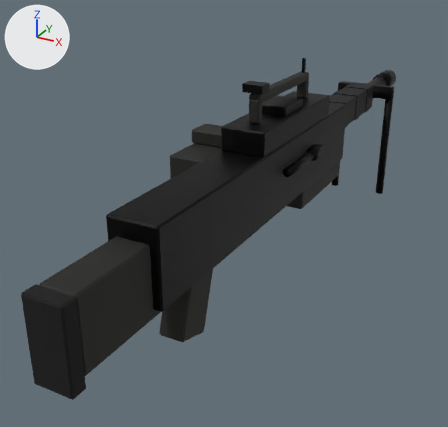
Renders of the glTF model public/assets/roster-heroes/lmg.glb from each side of a commit.
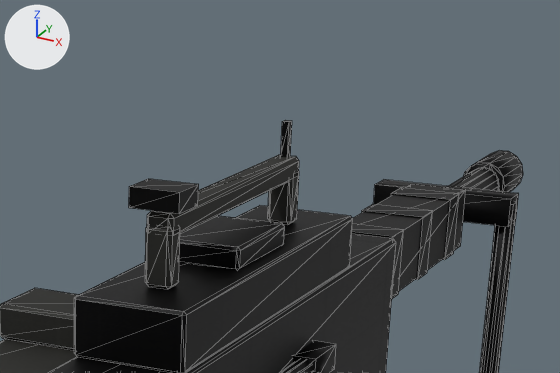
Old and new are each drawn whole from a 50 mm camera at (0.323, -0.711, 0.298) aimed at (-0.08, 0.021, -0.068) and again close up on the part from 43% to 92% of the width and 3% to 37% of the height. Arrows for +X, +Y and +Z are at upper left; the lights stay in place. The older version's two pictures come first. The close-ups show mesh edges as thin lines. Where no turn or scale is listed for an object, it has been applied to the vertices. Vertices at exactly the same position are counted once.

Script lines for the objects in view, before the commit:
```python
me_lmg_barrel = bpy.data.meshes.new('lmg_barrel')
me_lmg_barrel.from_pydata(...)  # a 16-sided cylinder along y spanning x -0.013..0.013, y 0.22..0.52, z 0.027..0.053
me_lmg_barrel.materials.append(mat_lmg_metal)
me_lmg_carry_handle = bpy.data.meshes.new('lmg_carry_handle')
me_lmg_carry_handle.from_pydata(...)  # 72 vertices, 132 faces; spans x -0.007..0.007, y -0.051..0.111, z 0.095..0.131
me_lmg_carry_handle.materials.append(mat_lmg_polymer)
me_lmg_sights = bpy.data.meshes.new('lmg_sights')
me_lmg_sights.from_pydata(...)  # a box spanning x -0.002..0.002, y 0.103..0.107, z 0.13..0.15; a box spanning x -0.013..0.013, y -0.055..-0.035, z 0.133..0.143
me_lmg_sights.materials.append(mat_lmg_metal)
ob_lmg_barrel = bpy.data.objects.new('lmg_barrel', me_lmg_barrel)
ob_lmg_barrel.location = (0.0, 0.0, 0.0)
ob_lmg_carry_handle = bpy.data.objects.new('lmg_carry_handle', me_lmg_carry_handle)
ob_lmg_carry_handle.location = (0.0, 0.0, 0.0)
ob_lmg_sights = bpy.data.objects.new('lmg_sights', me_lmg_sights)
ob_lmg_sights.location = (0.0, 0.0, 0.0)
# also in view: 'lmg_muzzle' at (0.0, 0.548, 0.04); 'lmg_receiver' at (0.0, -0.04, 0.02); 'lmg_feed_cover' at (0.0, 0.03, 0.086); 'lmg_bipod' at (0.0, 0.42, -0.048); 'lmg_cocking' at (0.036, 0.03, 0.03)
```
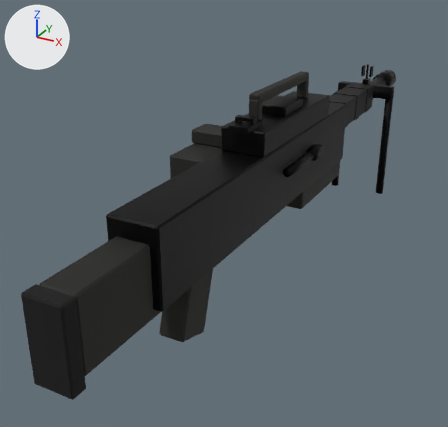
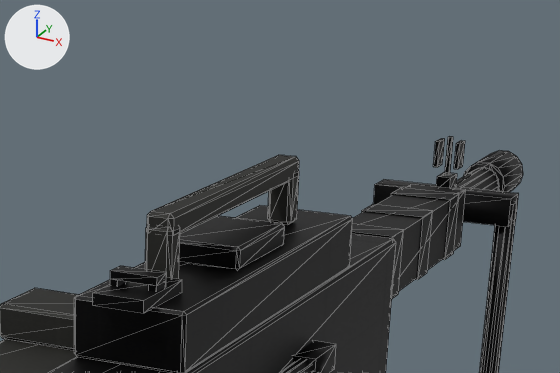
What differs and where, as boxes [x1, y1, x2, y2] in the close-ups (560 x 373 px):
```json
{"object": "lmg_sights", "change": "reshaped", "before": [129, 120, 292, 214], "after": [93, 136, 465, 313]}
{"part": 1, "of": "me_lmg_sights", "change": "added", "after": [436, 172, 457, 189]}
{"part": 2, "of": "me_lmg_sights", "change": "added", "after": [445, 136, 453, 174]}
{"part": 3, "of": "me_lmg_sights", "change": "added", "after": [433, 139, 445, 167]}
{"part": 4, "of": "me_lmg_sights", "change": "added", "after": [454, 140, 465, 169]}
{"part": 5, "of": "me_lmg_sights", "change": "added", "after": [93, 278, 182, 313]}
{"part": 6, "of": "me_lmg_sights", "change": "added", "after": [110, 266, 167, 292]}
{"part": 7, "of": "me_lmg_sights", "change": "deleted", "before": [281, 120, 292, 157]}
{"part": 8, "of": "me_lmg_sights", "change": "deleted", "before": [129, 179, 199, 214]}
```

Edits to the scene script, one JSON object a line:
```json
{"block": "me_lmg_sights", "where": "# used by ob_lmg_sights; location = (0.0, 0.0, 0.0)"}
{"op": "remove", "block": "me_lmg_sights", "code": "me_lmg_sights.from_pydata(...)  # 16 vertices, 24 faces; spans x -0.013..0.013, y -0.055..0.107, z 0.13..0.15"}
{"op": "add", "block": "me_lmg_sights", "code": "me_lmg_sights.from_pydata(...)  # 60 vertices, 96 faces; spans x -0.013..0.013, y -0.09..0.428, z 0.055..0.108"}
{"block": "me_lmg_sights", "change": "me_lmg_sights part 1: a new loose piece, a box spanning x -0.005..0.005, y 0.412..0.428, z 0.055..0.065, in mat_lmg_metal"}
{"block": "me_lmg_sights", "change": "me_lmg_sights part 2: a new loose piece, a box spanning x -0.0015..0.0015, y 0.4185..0.4215, z 0.066..0.092, in mat_lmg_metal"}
{"block": "me_lmg_sights", "change": "me_lmg_sights part 3: a new loose piece, a box spanning x -0.009..-0.006, y 0.414..0.426, z 0.071..0.089, in mat_lmg_metal"}
{"block": "me_lmg_sights", "change": "me_lmg_sights part 4: a new loose piece, a box spanning x 0.006..0.009, y 0.414..0.426, z 0.071..0.089, in mat_lmg_metal"}
{"block": "me_lmg_sights", "change": "me_lmg_sights part 5: a new loose piece, a box spanning x -0.013..0.013, y -0.09..-0.05, z 0.095..0.101, in mat_lmg_metal"}
{"block": "me_lmg_sights", "change": "me_lmg_sights part 6: a new loose piece of 20 vertices spanning x -0.012..0.012, y -0.075..-0.065, z 0.084..0.108, in mat_lmg_metal"}
{"block": "me_lmg_sights", "change": "me_lmg_sights part 7: the loose piece of 8 vertices spanning x -0.002..0.002, y 0.103..0.107, z 0.13..0.15 is deleted"}
{"block": "me_lmg_sights", "change": "me_lmg_sights part 8: the loose piece of 8 vertices spanning x -0.013..0.013, y -0.055..-0.035, z 0.133..0.143 is deleted"}
```
